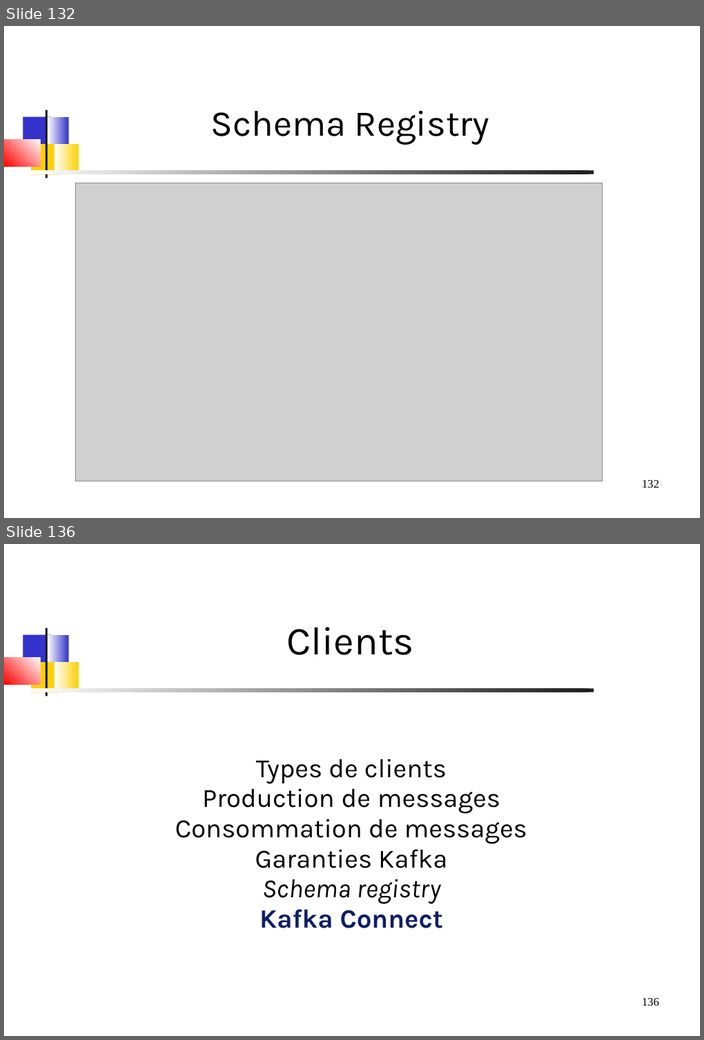
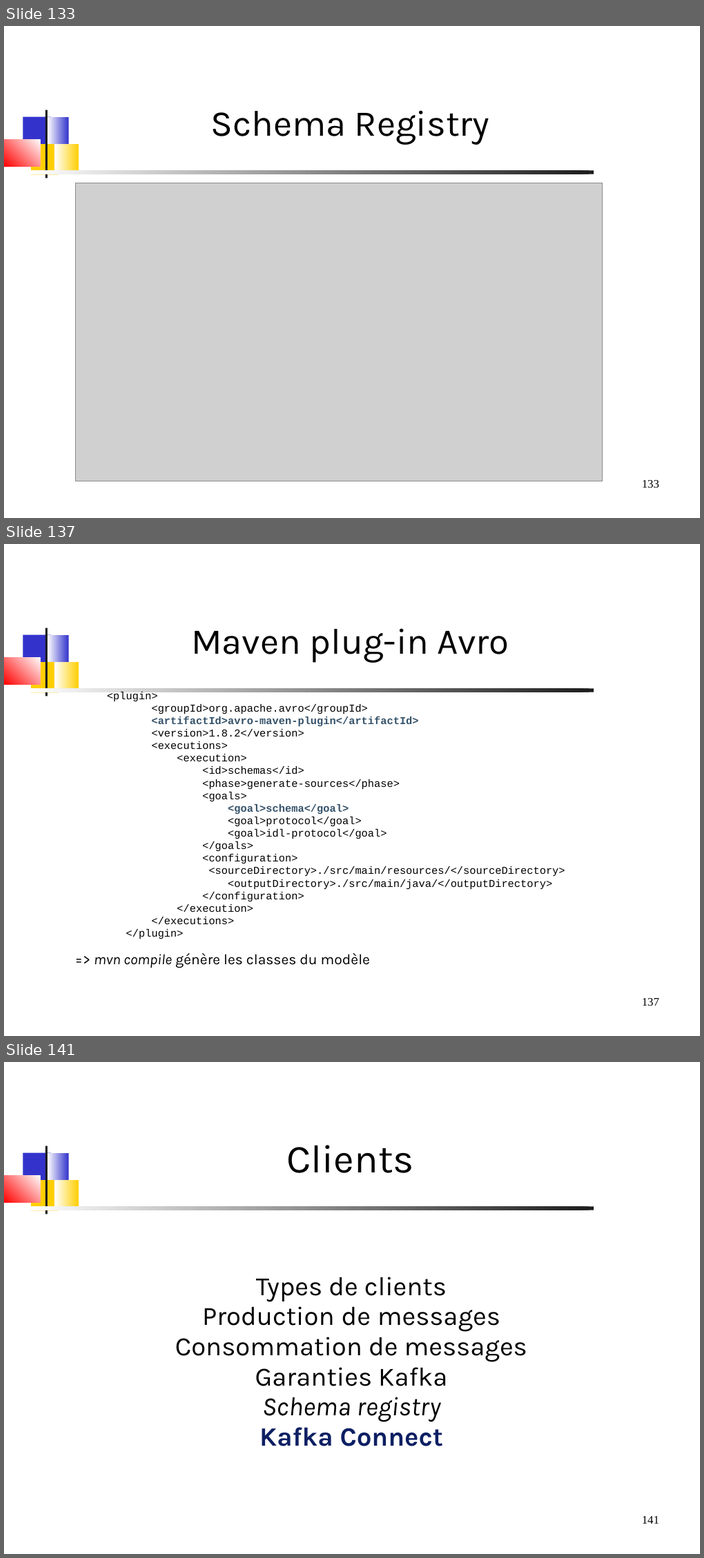
Before and after one commit to dthibau/kafka, a slide deck: KafkaAdmin.odp. Shown one above the other, each under a label of ours: slides 132 and 136 before the commit, slides 133, 137 and 141 after it; the slides between them are not shown. The pictures are 704x1040 and 704x1558 pixels, drawn with LibreOffice and Linux fonts; fonts in the diff are those of the drawing; grey boxes stand for pictures. Boxes give left, top, right and bottom in pixels: in the first picture for what was removed or moved away, otherwise in the second. Text is boxed around its words. In the diff, an @@ line names an element or a change of style, - is before the commit and + after.

Commit message:
Slides SchemaRegistry, Debut atelier oAuth

```diff
--- a/KafkaAdmin.odp
+++ b/KafkaAdmin.odp
@@ slide 137 added at <box>4,544,700,1036</box>, background #FFFFFF; not listed: 8 template elements that a slide beside it also shows @@
@@ title added at <box>191,628,508,663</box>, 44 pt, text #000000 @@
+Maven plug-in Avro
@@ text added at <box>94,691,565,968</box>, 12.8 pt, text #000000 @@
+<plugin>
+<groupId>org.apache.avro</groupId>
+<artifactId>avro-maven-plugin</artifactId>
+<version>1.8.2</version>
+<executions>
+<execution>
+<id>schemas</id>
+<phase>generate-sources</phase>
+<goals>
+<goal>schema</goal>
+<goal>protocol</goal>
+<goal>idl-protocol</goal>
+</goals>
+<configuration>
+<sourceDirectory>./src/main/resources/</sourceDirectory>
+<outputDirectory>./src/main/java/</outputDirectory>
+</configuration>
+</execution>
+</executions>
+</plugin>
+=> mvn compile génère les classes du modèle
@@ what was slide 132 is now slide 133 @@
@@ page number at <box>642,480,659,488</box>: text changed @@
-132
+133
@@ what was slide 136 is now slide 141 @@
@@ page number at <box>642,1516,659,1524</box>: text changed @@
-136
+141
```
Also in this commit, not shown: 6 slides changed, 4 other slides added, 7 other files.
